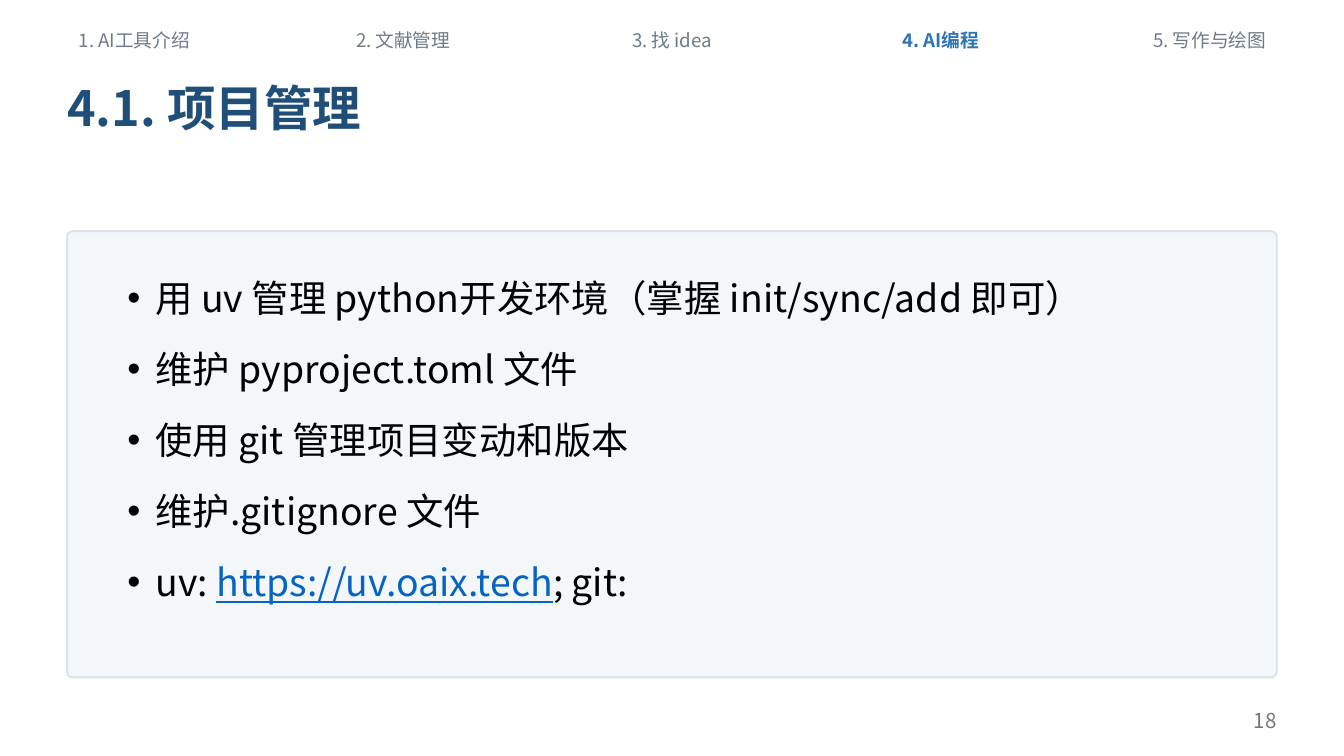
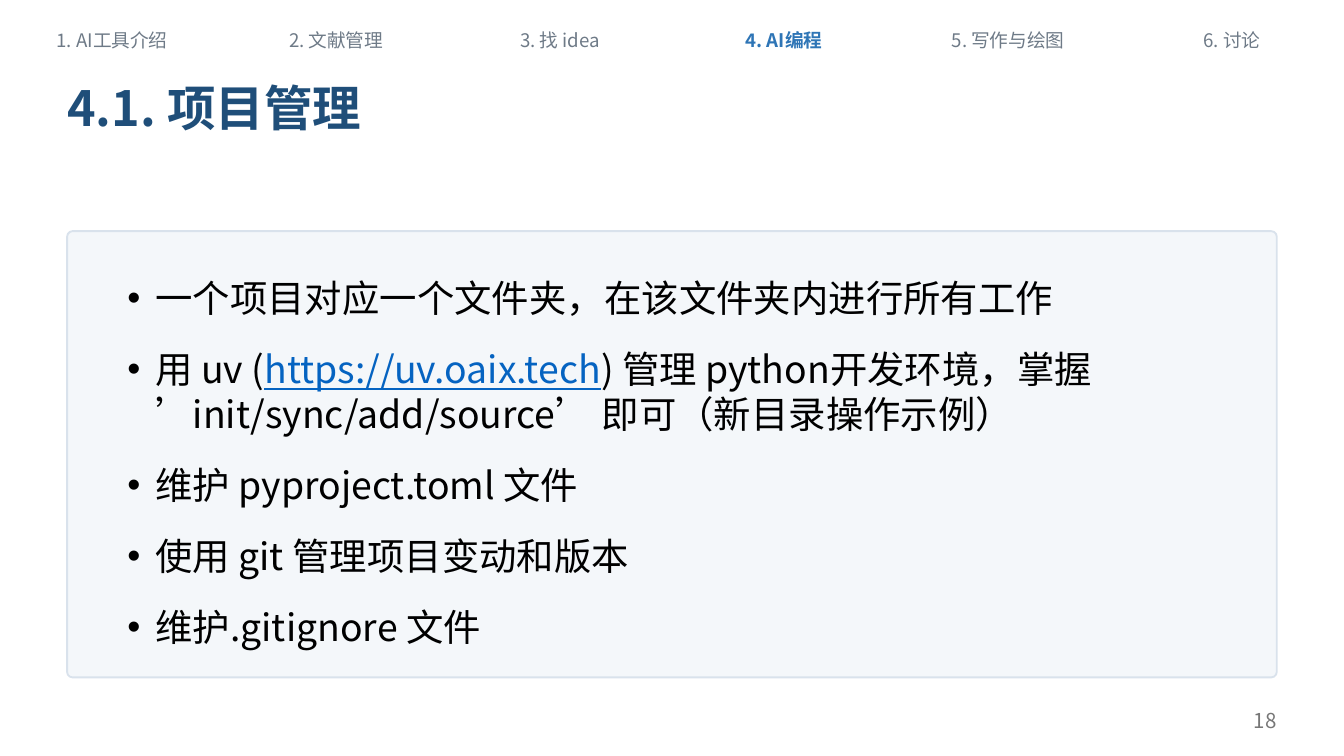
Before and after one commit to sicilyala/ai_sharing, a slide deck: slide 18 of docs/ai-workflow-sharing-v1.pptx. Drawn at 1344x756 pixels with LibreOffice and Linux fonts; fonts in the diff are those of the drawing. Boxes give left, top, right and bottom in pixels: in the first picture for what was removed or moved away, otherwise in the second. Text is boxed around its words. In the diff, an @@ line names an element or a change of style, - is before the commit and + after.

```diff
--- a/docs/ai-workflow-sharing-v1.pptx
+++ b/docs/ai-workflow-sharing-v1.pptx
@@ text "1. AI工具介绍": place and size @@
-text "1. AI工具介绍" at [79,31,190,49]
+text "1. AI工具介绍" at [57,31,167,49]
@@ text "2. 文献管理": place and size @@
-text "2. 文献管理" at [356,31,450,49]
+text "2. 文献管理" at [289,31,383,49]
@@ text "3. 找 idea": place and size @@
-text "3. 找 idea" at [632,31,712,49]
+text "3. 找 idea" at [520,31,600,49]
@@ text "4. AI编程": place and size @@
-text "4. AI编程" at [903,31,979,49]
+text "4. AI编程" at [746,31,822,49]
@@ text "5. 写作与绘图": place and size @@
-text "5. 写作与绘图" at [1153,31,1266,49]
+text "5. 写作与绘图" at [952,31,1064,49]
@@ text added at [1204,31,1260,48], 10 pt, text #6E7A87 @@
+6. 讨论
@@ text at [155,280,1092,437]: text changed @@
-• 用 uv 管理 python开发环境（掌握 init/sync/add 即可）
+• 一个项目对应一个文件夹，在该文件夹内进行所有工作
+• 用 uv (https://uv.oaix.tech) 管理 python开发环境，掌握 ’init/sync/add/source’ 即可（新目录操作示例）
@@ text at [155,566,628,606]: paragraph removed @@
-• uv: https://uv.oaix.tech; git:
```
Also in this commit, not shown: 23 other slides changed, 1 slide added, 47 other files.
